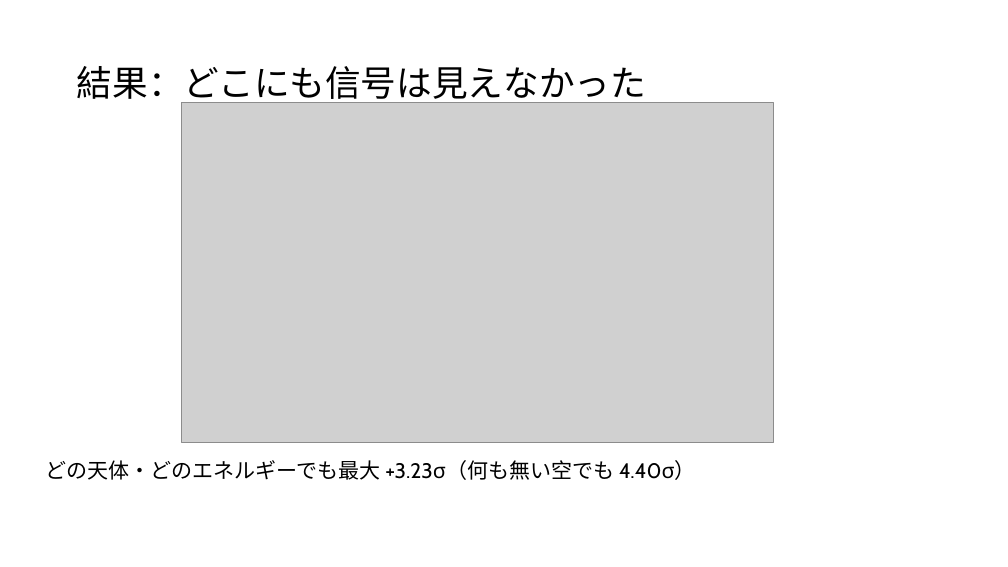
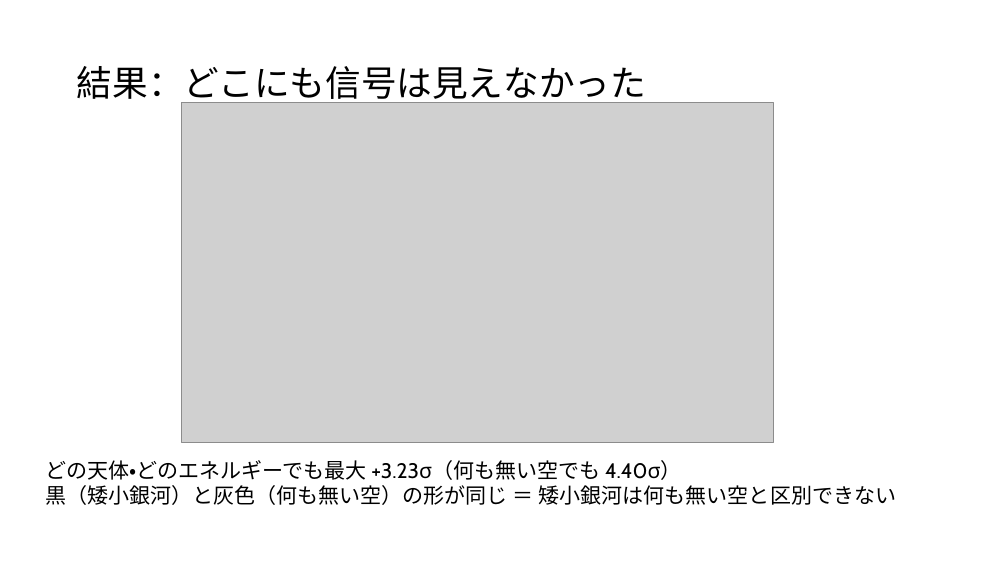
Before and after one commit to Mikann20041029/darkmatter-slides, a slide deck: slide 31 of slides/2026-10-03_研究進捗報告_claude_夕方版.pptx. Drawn at 1008x567 pixels with LibreOffice and Linux fonts; fonts in the diff are those of the drawing; grey boxes stand for pictures. Boxes give left, top, right and bottom in pixels: in the first picture for what was removed or moved away, otherwise in the second. Text is boxed around its words. In the diff, an @@ line names an element or a change of style, - is before the commit and + after.

```diff
--- a/slides/2026-10-03_研究進捗報告_claude_夕方版.pptx
+++ b/slides/2026-10-03_研究進捗報告_claude_夕方版.pptx
@@ text at (45, 485, 896, 505): paragraph added @@
+黒（矮小銀河）と灰色（何も無い空）の形が同じ ＝ 矮小銀河は何も無い空と区別できない
```
Also in this commit, not shown: 26 other slides changed, 1 slide added.
